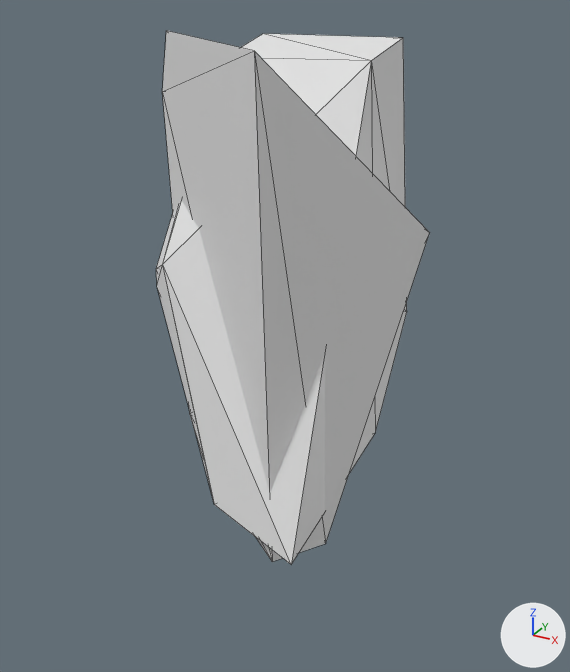
Before and after pictures for a commit that changed the glTF model assets/gltf/player4.glb.
Camera for both pictures: a 50 mm lens placed at (19.6, -33.1, 26.4), pointed at (1.6, -0.3, 10.1). The lights are fixed; the arrows at lower right show +X, +Y and +Z. Mesh edges are drawn as thin lines. Where no turn or scale is listed for an object, it has been applied to the vertices. Vertices at the same position are counted once.

Objects in the first picture: 'Cube_cell.008', 'player4'.
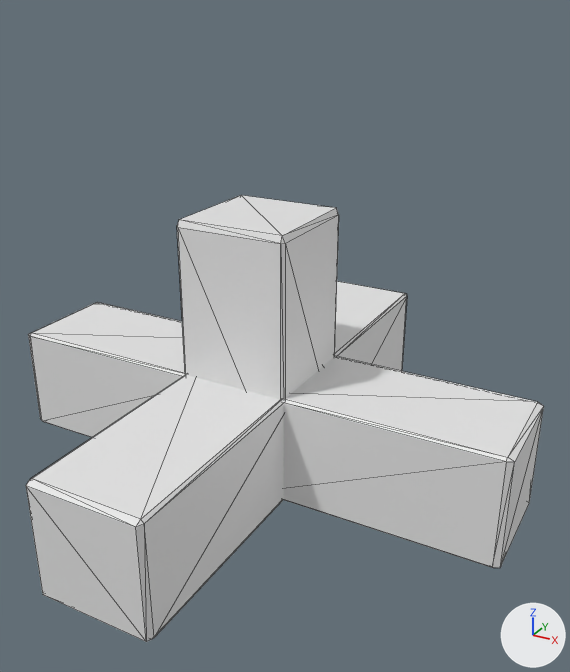
Edits to the bpy script that builds the scene:
```text
Change me_cube_cell_010:
    used by ob_player4; location = (0.0, 0.0, 0.0)
    remove me_cube_cell_010.from_pydata(...)  # 14 vertices, 24 faces; spans x -5.9..5.6, y -7.0..6.7, z 1.8..24.4
    add me_cube_cell_010.from_pydata(...)  # 24 vertices, 44 faces; spans x -5.0..5.0, y -5.0..5.0, z 2.0..23.8
    me_cube_cell_010 part 1: the whole mesh is rebuilt
Add me_cube_012:
    me_cube_012.from_pydata(...)  # 24 vertices, 44 faces; spans x -3.0..3.0, y 1.21..14.29, z -3.0..3.0
Add me_cube_011:
    me_cube_011.from_pydata(...)  # 24 vertices, 44 faces; spans x 1.21..14.29, y -3.0..3.0, z -3.0..3.0
Add me_cube_010:
    me_cube_010.from_pydata(...)  # 24 vertices, 44 faces; spans x -3.0..3.0, y -14.29..-1.21, z -3.0..3.0
Add me_cube_008:
    me_cube_008.from_pydata(...)  # 24 vertices, 44 faces; spans x -14.29..-1.21, y -3.0..3.0, z -3.0..3.0
Change ob_player4:
    ob_player4.location: (0.0, 0.0, 0.0) -> (0.0, 0.0, 1.94)
    ob_player4.scale: (1.0, 1.0, 1.0) -> (0.6, 0.6, 0.6)
Remove ob_cube_cell_008:
    ob_cube_cell_008 = bpy.data.objects.new('Cube_cell.008', me_cube_cell_007)
    ob_cube_cell_008.location = (0.0, 0.73, 11.46)
Add ob_player4_005:
    ob_player4_005 = bpy.data.objects.new('player4.005', me_cube_012)
    ob_player4_005.location = (0.0, 0.0, 4.94)
Add ob_player4_004:
    ob_player4_004 = bpy.data.objects.new('player4.004', me_cube_011)
    ob_player4_004.location = (0.0, 0.0, 4.94)
Add ob_player4_003:
    ob_player4_003 = bpy.data.objects.new('player4.003', me_cube_010)
    ob_player4_003.location = (0.0, 0.0, 4.94)
Add ob_player4_001:
    ob_player4_001 = bpy.data.objects.new('player4.001', me_cube_008)
    ob_player4_001.location = (0.0, 0.0, 4.94)
```

Where the change shows, as pixel boxes [x1, y1, x2, y2] in the pictures (570 x 672 px):
'Cube_cell.008', deleted
    before: [162, 30, 430, 562]
'player4', reshaped, moved, rescaled
    before: [156, 34, 407, 564]
    after: [177, 195, 339, 400]
'player4.003', added
    after: [26, 375, 284, 642]
'player4.004', added
    after: [283, 356, 544, 568]
'player4.001', added
    after: [28, 302, 185, 437]
'player4.005', added
    after: [335, 281, 407, 371]
